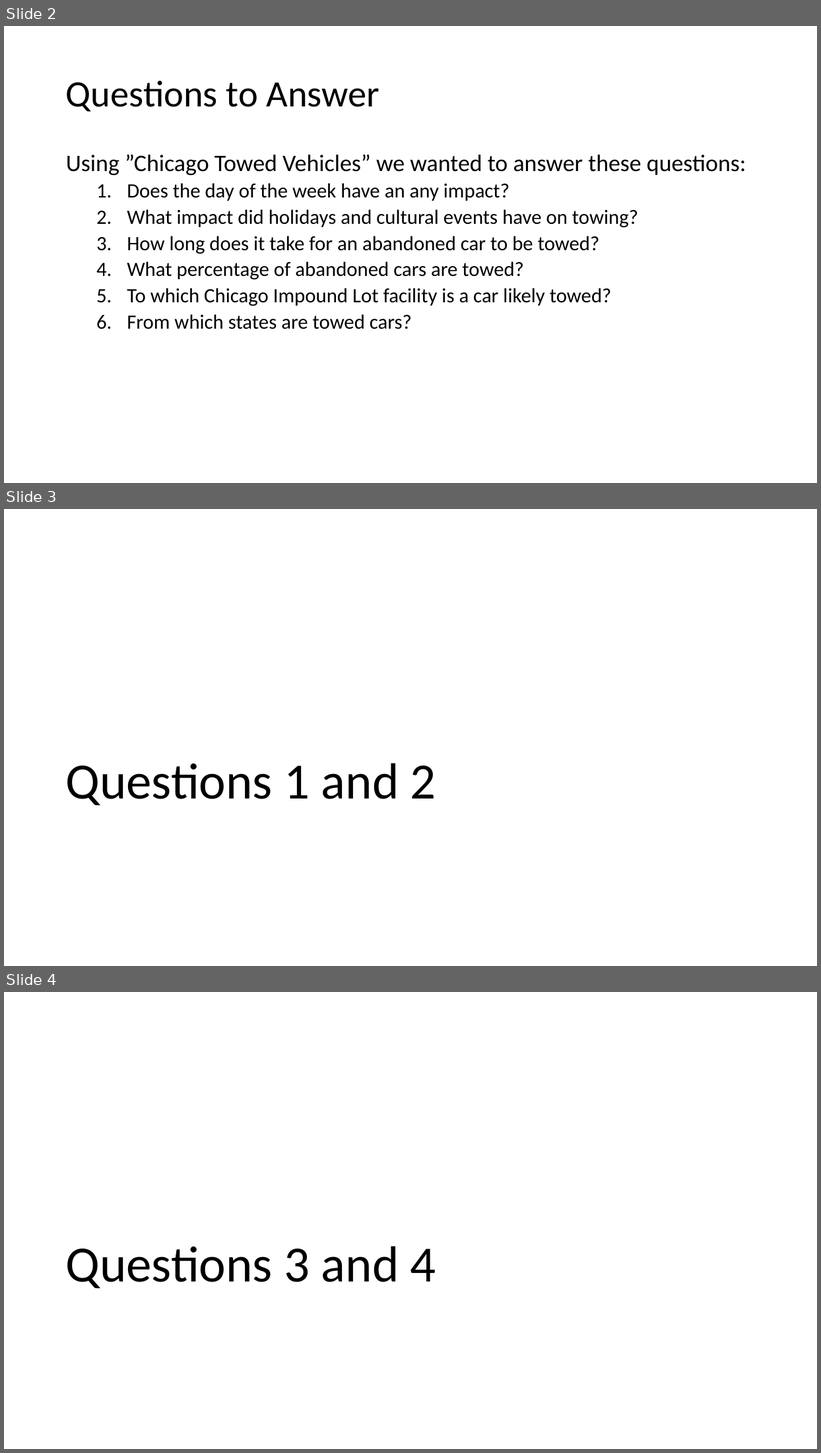
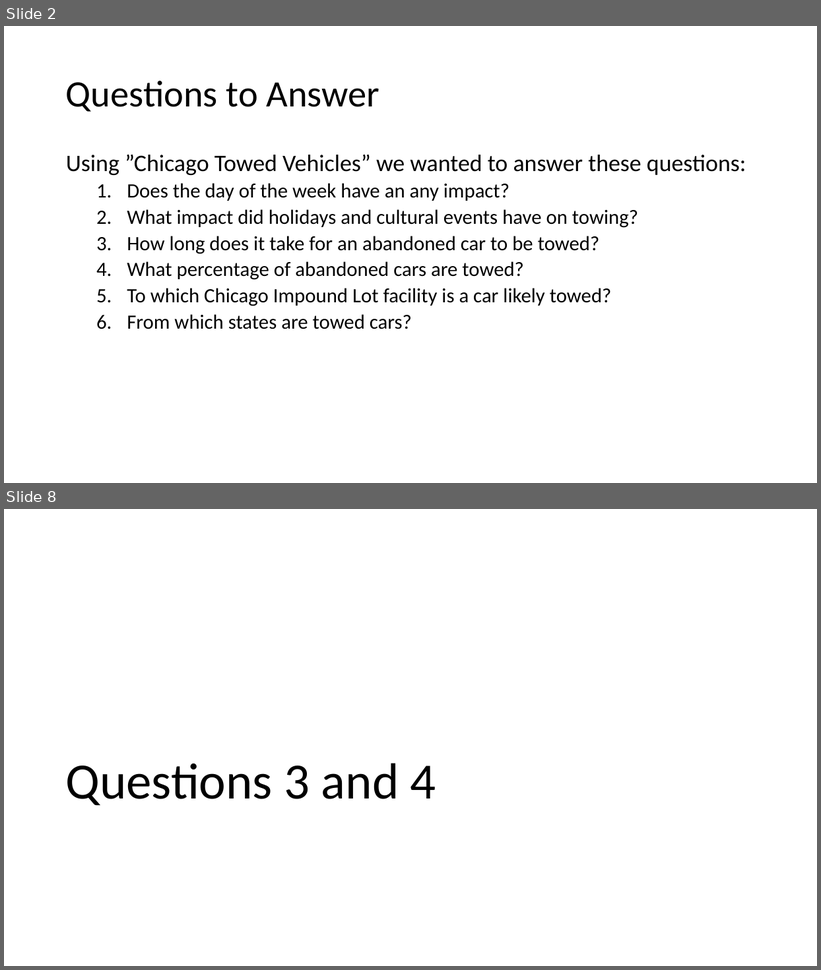
Before and after one commit to yegeyang/Project_1, a slide deck: Project1.pptx. Shown one above the other, each under a label of ours: slides 2, 3 and 4 before the commit, slides 2 and 8 after it; the slides between them are not shown. The pictures are 821x1453 and 821x970 pixels, drawn with LibreOffice and Linux fonts; fonts in the diff are those of the drawing. Boxes give left, top, right and bottom in pixels: in the first picture for what was removed or moved away, otherwise in the second. Text is boxed around its words. In the diff, an @@ line names an element or a change of style, - is before the commit and + after.

```diff
--- a/Project1.pptx
+++ b/Project1.pptx
@@ slide 3 removed at (x1=4, y1=509, x2=817, y2=966), background #FFFFFF @@
@@ title removed at (x1=65, y1=763, x2=436, y2=806) @@
-Questions 1 and 2
@@ what was slide 4 is now slide 8 @@
```
Also in this commit, not shown: 1 slide changed, 5 slides added, 4 other files.
